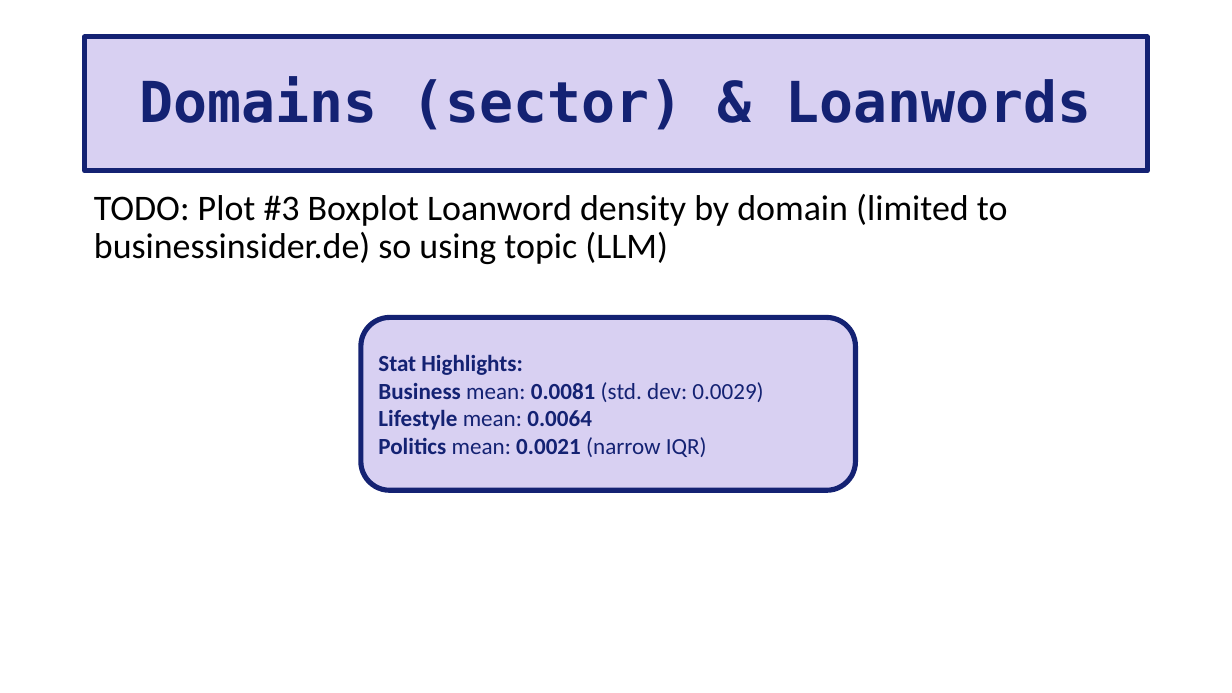
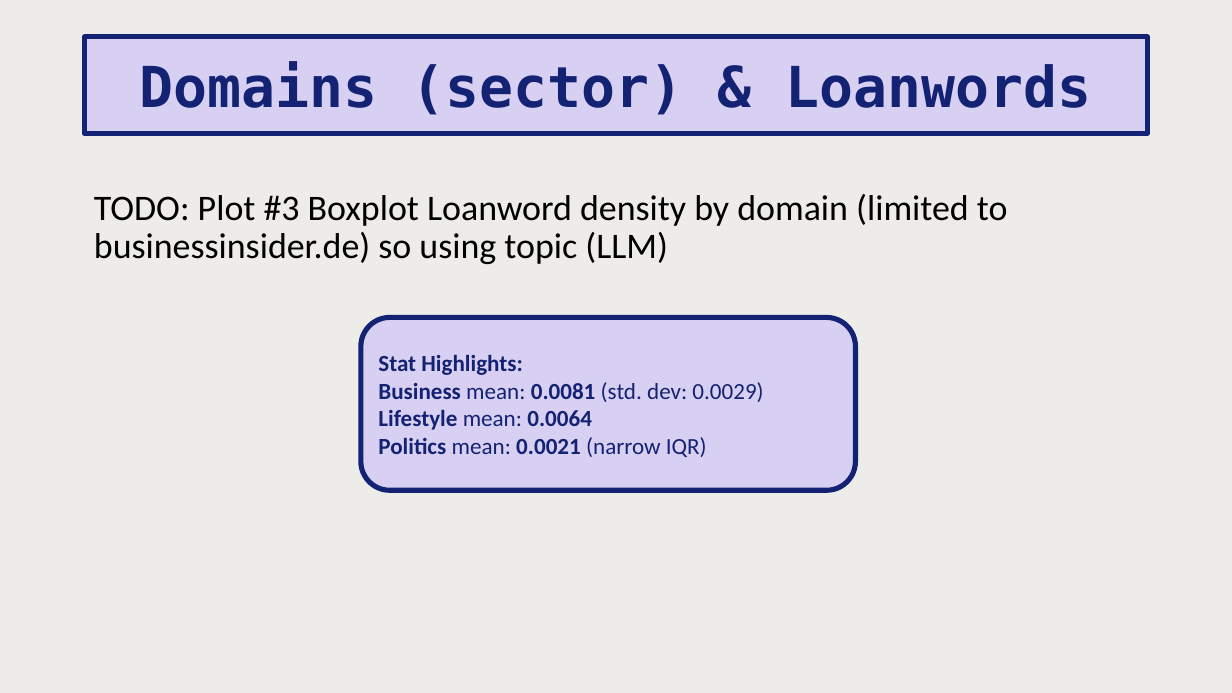
Before and after one commit to halfpintutopia/DA-deutsch-englisch-einfluss, a slide deck: slide 11 of DA_Final_Presentation.pptx (slide 6 before the commit). Drawn at 1232x693 pixels with LibreOffice and Linux fonts; fonts in the diff are those of the drawing. Boxes give left, top, right and bottom in pixels: in the first picture for what was removed or moved away, otherwise in the second. Text is boxed around its words. In the diff, an @@ line names an element or a change of style, - is before the commit and + after.

Commit message:
New design on presentation

```diff
--- a/DA_Final_Presentation.pptx
+++ b/DA_Final_Presentation.pptx
@@ background #FFFFFF to #EEECE8 @@
@@ title "Domains (sector) & Loanwords": place and size @@
-title "Domains (sector) & Loanwords" at [85,37,1148,171]
+title "Domains (sector) & Loanwords" at [85,37,1148,133]
@@ title "Domains (sector) & Loanwords" at [85,37,1148,133]: line spacing 0.9 to 1 @@
```
Also in this commit, not shown: 9 other slides changed, 3 slides added, 2 slides removed.
